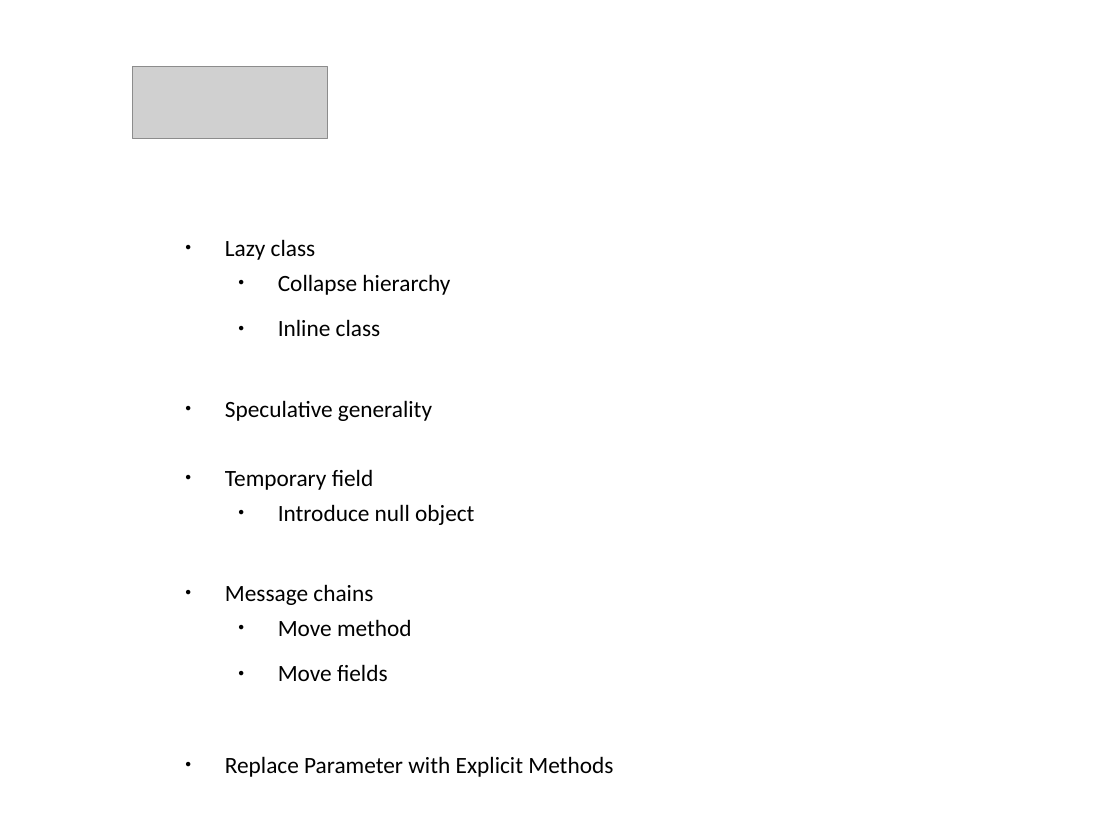
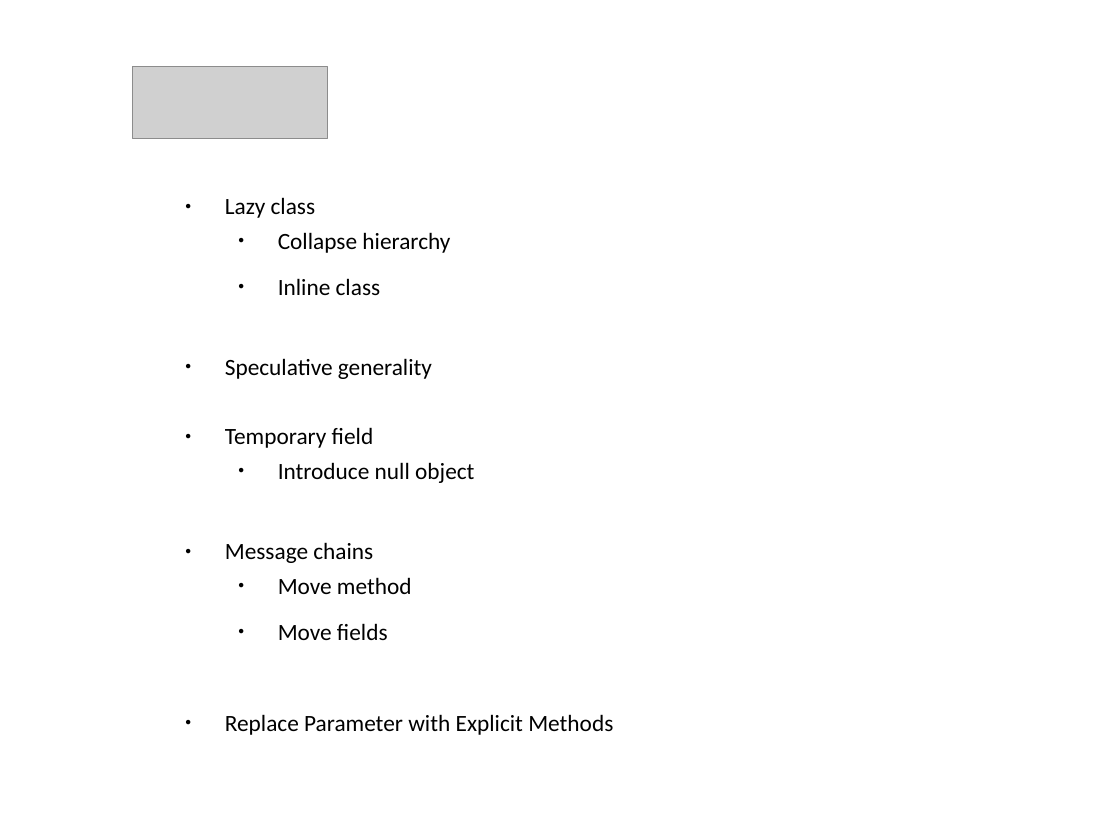
Before and after one commit to kolch182/Learning, a slide deck: slide 2 of Lezione_7_Refactoring_methods/Presentazione_Bad_Smells_5step.odp. Drawn at 1120x840 pixels with LibreOffice and Linux fonts; fonts in the diff are those of the drawing; grey boxes stand for pictures; background and template pictures are left out. Boxes give left, top, right and bottom in pixels: in the first picture for what was removed or moved away, otherwise in the second. Text is boxed around its words. In the diff, an @@ line names an element or a change of style, - is before the commit and + after.

```diff
--- a/Lezione_7_Refactoring_methods/Presentazione_Bad_Smells_5step.odp
+++ b/Lezione_7_Refactoring_methods/Presentazione_Bad_Smells_5step.odp
@@ text "Lazy class": place and size @@
-text "Lazy class" at [225, 239, 613, 777]
+text "Lazy class" at [225, 197, 613, 735]
```
Also in this commit, not shown: 3 other slides changed, 1 slide added, 4 other files.
